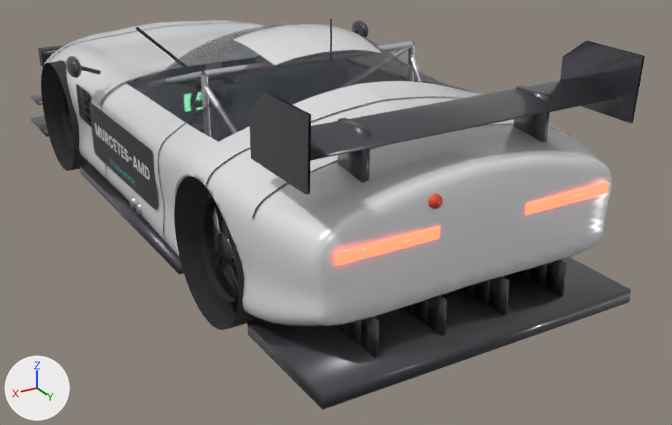
Two versions of the glTF model content/cars/murcetes-amd-gt3/murcetes_amd_gt3.glb, one commit apart.
One viewpoint serves both versions: a 50 mm camera at (2.75, 5.53, 2.51) aimed at (-0.27, 0.5, -0.01). The lights are fixed; the arrows at lower left show +X, +Y and +Z. The older version comes first. Vertices at exactly the same position are counted once.

The first picture shows 'murcetes_amd_gt3'.
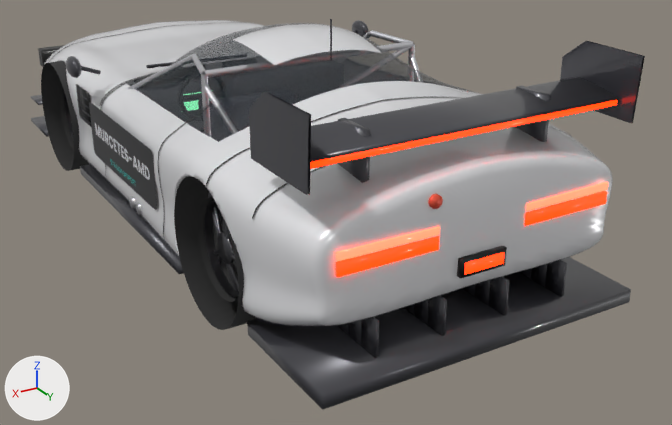
Commit message: improve cars

What differs and where, as boxes (x1, y1, x2, y2) in the pictures (672 x 425 px; the box of a moved part takes in the faces that stretch with it):
part 1 of me_murcetes_amd_gt3, added (mostly hidden)
    after: (310, 98, 618, 169)
part 2 of me_murcetes_amd_gt3, added (black)
    after: (457, 246, 507, 278)
part 3 of me_murcetes_amd_gt3, added
    after: (310, 100, 617, 169)
part 4 of me_murcetes_amd_gt3, added
    after: (525, 191, 607, 226)
part 5 of me_murcetes_amd_gt3, added
    after: (336, 236, 439, 277)
part 6 of me_murcetes_amd_gt3, added
    after: (464, 252, 504, 275)
part 7 of me_murcetes_amd_gt3, moved or reshaped
    before: (336, 183, 608, 265)
    after: (336, 183, 608, 261)
part 8 of me_murcetes_amd_gt3, surface changed
    before: (136, 27, 603, 265)
    after: (128, 30, 605, 261)

The change, as a diff of the scene's bpy script:
```diff
--- a/content/cars/murcetes-amd-gt3/murcetes_amd_gt3.glb.py
+++ b/content/cars/murcetes-amd-gt3/murcetes_amd_gt3.glb.py
@@ mat_car_brakelight @@
+mat_car_brakelight = principled_material('car_brakelight')
+mat_car_brakelight.base_color = (0.6, 0.02, 0.02)  # red #cb2727
+mat_car_brakelight.roughness = 0.15
+mat_car_brakelight.emission_color = (1.0, 0.02, 0.0)  # red #ff2700
+mat_car_brakelight.emission_strength = 5.0
@@ mat_car_rainlight @@
+mat_car_rainlight = principled_material('car_rainlight')
+mat_car_rainlight.base_color = (0.6, 0.02, 0.02)  # red #cb2727
+mat_car_rainlight.roughness = 0.15
+mat_car_rainlight.emission_color = (1.0, 0.02, 0.0)  # red #ff2700
+mat_car_rainlight.emission_strength = 5.0
@@ me_murcetes_amd_gt3 @@
 # used by ob_murcetes_amd_gt3; location = (0.0, 0.0, 0.0)
-me_murcetes_amd_gt3.from_pydata(...)  # 29206 vertices, 56068 faces; spans x -1.16..1.16, y -2.49..2.47, z -0.06..1.41
+me_murcetes_amd_gt3.from_pydata(...)  # 29270 vertices, 56164 faces; spans x -1.16..1.16, y -2.49..2.47, z -0.06..1.41
+# me_murcetes_amd_gt3 part 1: a new loose piece, a box spanning x -0.95..0.95, y 2.187..2.241, z 1.095..1.131, in mat_car_lamp_housing (black #272727)
+# me_murcetes_amd_gt3 part 2: a new loose piece, a box spanning x -0.14..0.14, y 2.33..2.37, z 0.42..0.52, in mat_car_lamp_housing (black #272727)
+# me_murcetes_amd_gt3 part 3: a new loose piece, a box spanning x -0.94..0.94, y 2.2407..2.2467, z 1.0987..1.1267, in mat_car_brakelight (red #cb2727, glowing red #ff2700)
+# me_murcetes_amd_gt3 part 4: a new loose piece, a box spanning x -0.83..-0.27, y 2.335..2.352, z 0.6..0.67, in mat_car_brakelight (red #cb2727, glowing red #ff2700)
+# me_murcetes_amd_gt3 part 5: a new loose piece, a box spanning x 0.27..0.83, y 2.335..2.352, z 0.6..0.67, in mat_car_brakelight (red #cb2727, glowing red #ff2700)
+# me_murcetes_amd_gt3 part 6: a new loose piece, a box spanning x -0.12..0.12, y 2.37..2.38, z 0.44..0.5, in mat_car_rainlight (red #cb2727, glowing red #ff2700)
+# me_murcetes_amd_gt3 part 7: 8 vertices moved from x -0.83..0.83, y 2.34..2.35, z 0.66 to x -0.83..0.83, y 2.34..2.35, z 0.68
+# me_murcetes_amd_gt3 part 8: 165 kept faces spanning x -0.87..0.87, y -0.55..2.35, z 0.32..1.18 get new texture (UV) coordinates
+# other edits to the shape of me_murcetes_amd_gt3 do not show in these pictures
 me_murcetes_amd_gt3.materials.append(mat_car_paint)
@@ me_murcetes_amd_gt3 @@
 me_murcetes_amd_gt3.materials.append(mat_car_logo)
+me_murcetes_amd_gt3.materials.append(mat_car_brakelight)  # red #cb2727, glowing red #ff2700
+me_murcetes_amd_gt3.materials.append(mat_car_rainlight)  # red #cb2727, glowing red #ff2700
```
